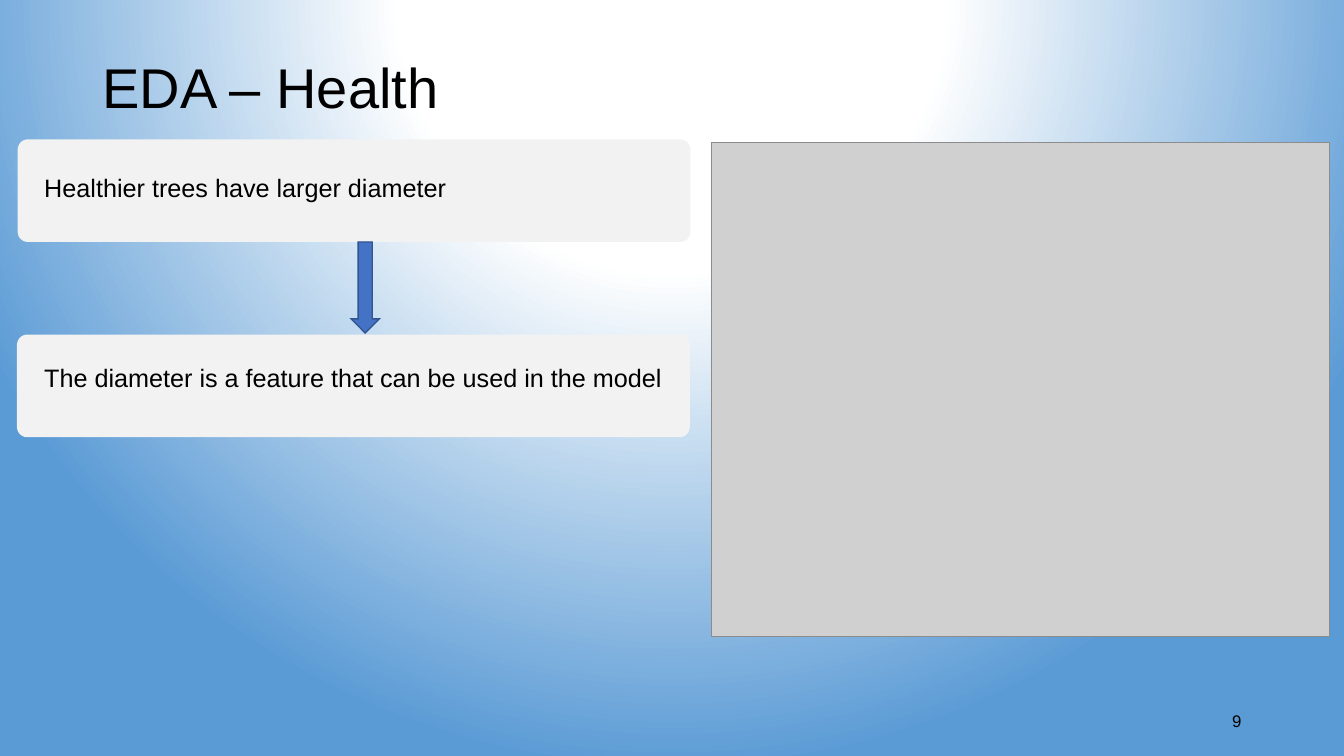
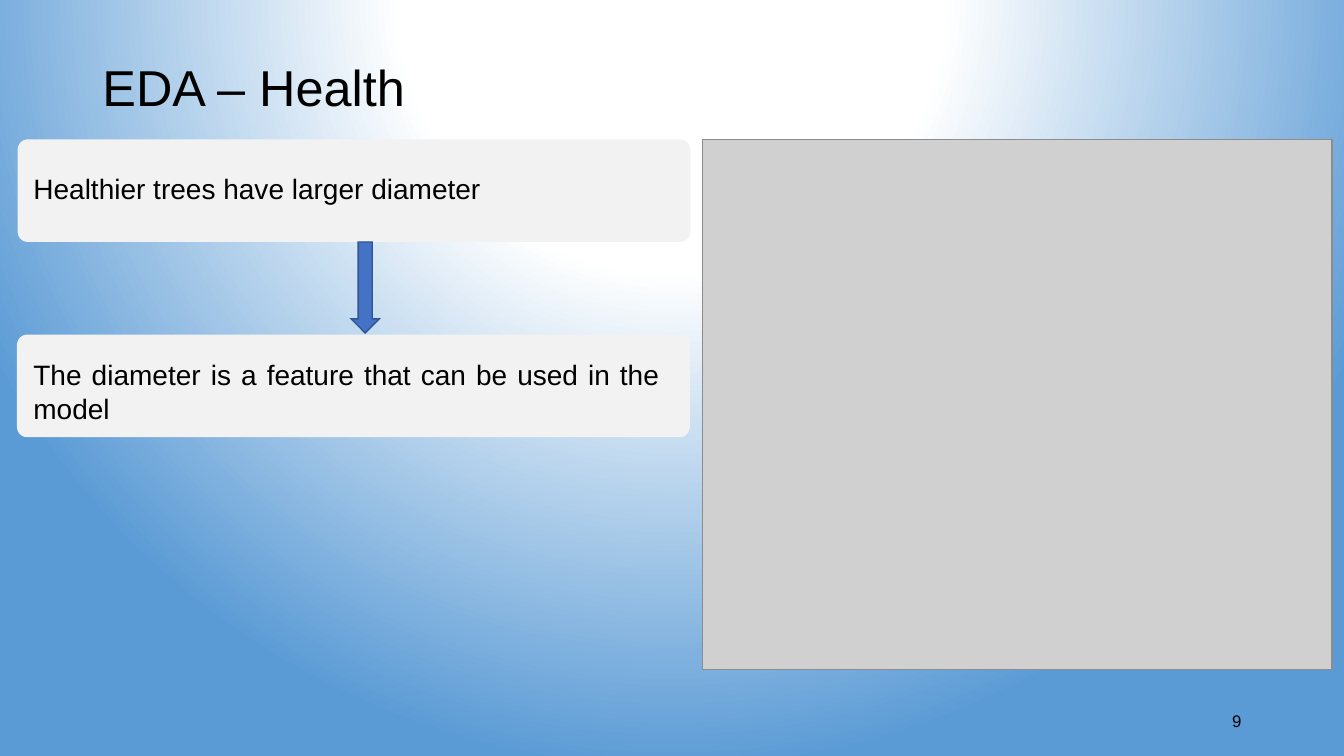
Before and after one commit to aspds18/Springboard_capstone1, a slide deck: slide 9 of Capstone1_presentation.pptx. Drawn at 1344x756 pixels with LibreOffice and Linux fonts; fonts in the diff are those of the drawing; grey boxes stand for pictures. Boxes give left, top, right and bottom in pixels: in the first picture for what was removed or moved away, otherwise in the second. Text is boxed around its words. In the diff, an @@ line names an element or a change of style, - is before the commit and + after.

```diff
--- a/Capstone1_presentation.pptx
+++ b/Capstone1_presentation.pptx
@@ title "EDA – Health" at bbox=[102, 69, 405, 107]: size 40 to 36 pt @@
@@ picture: place and size @@
-picture at bbox=[712, 142, 1331, 636]
+picture at bbox=[703, 139, 1333, 669]
@@ text "Healthier trees have larger diameter": place and size @@
-text "Healthier trees have larger diameter" at bbox=[44, 178, 446, 202]
+text "Healthier trees have larger diameter" at bbox=[33, 178, 480, 204]
@@ text "Healthier trees have larger diameter" at bbox=[33, 178, 480, 204]: size 18 to 20 pt @@
@@ text "The diameter is a feature ..." at bbox=[33, 364, 659, 420]: size 18 to 20 pt @@
@@ text "The diameter is a feature ...": place and size @@
-text "The diameter is a feature ..." at bbox=[44, 368, 662, 388]
+text "The diameter is a feature ..." at bbox=[33, 364, 659, 420]
```
Also in this commit, not shown: 14 other slides changed, 7 slides added.
